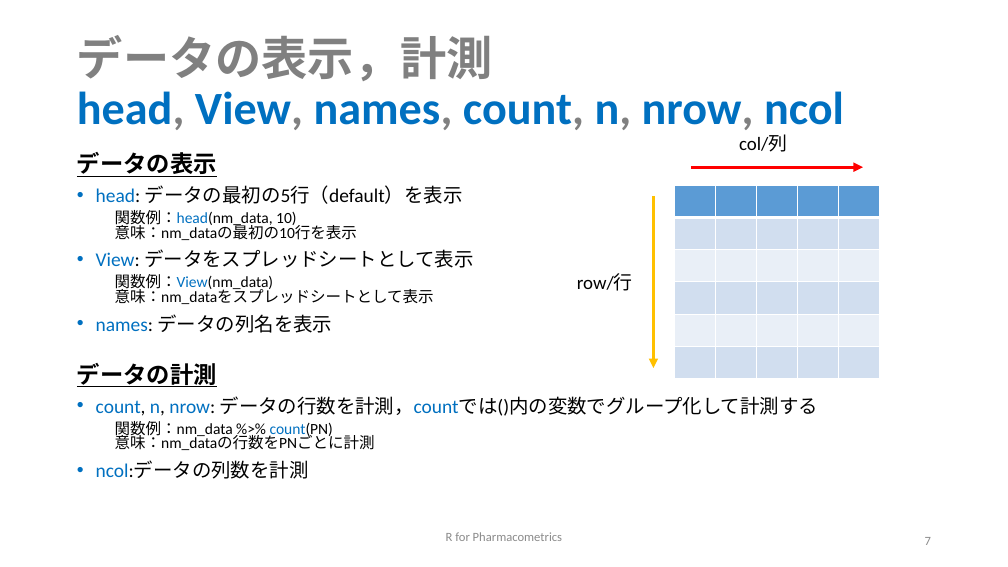
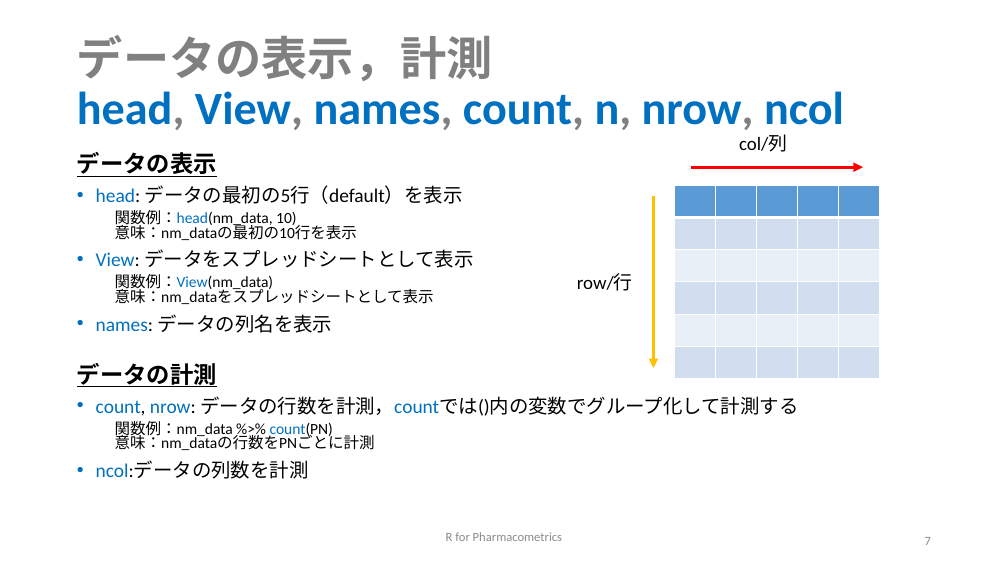
Before and after one commit to MasatoFukae/R-for-PMx, a slide deck: slide 7 of 1st_review_slide/1_data_handling_201009.pptx. Drawn at 1008x567 pixels with LibreOffice and Linux fonts; fonts in the diff are those of the drawing. Boxes give left, top, right and bottom in pixels: in the first picture for what was removed or moved away, otherwise in the second. Text is boxed around its words. In the diff, an @@ line names an element or a change of style, - is before the commit and + after.

```diff
--- a/1st_review_slide/1_data_handling_201009.pptx
+++ b/1st_review_slide/1_data_handling_201009.pptx
@@ text at bbox=[96, 396, 798, 416]: text changed @@
-• count, n, nrow: データの行数を計測，countでは()内の変数でグループ化して計測する
+• count, nrow: データの行数を計測，countでは()内の変数でグループ化して計測する
```
Also in this commit, not shown: 4 other slides changed, 12 other files.
